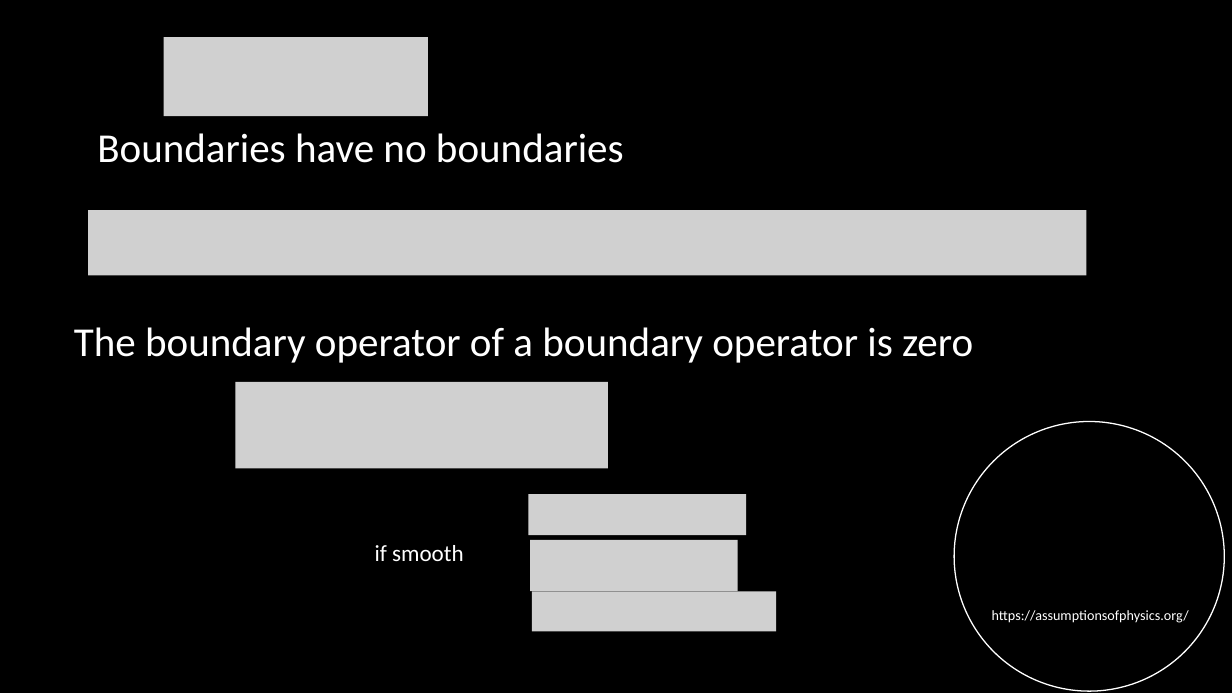
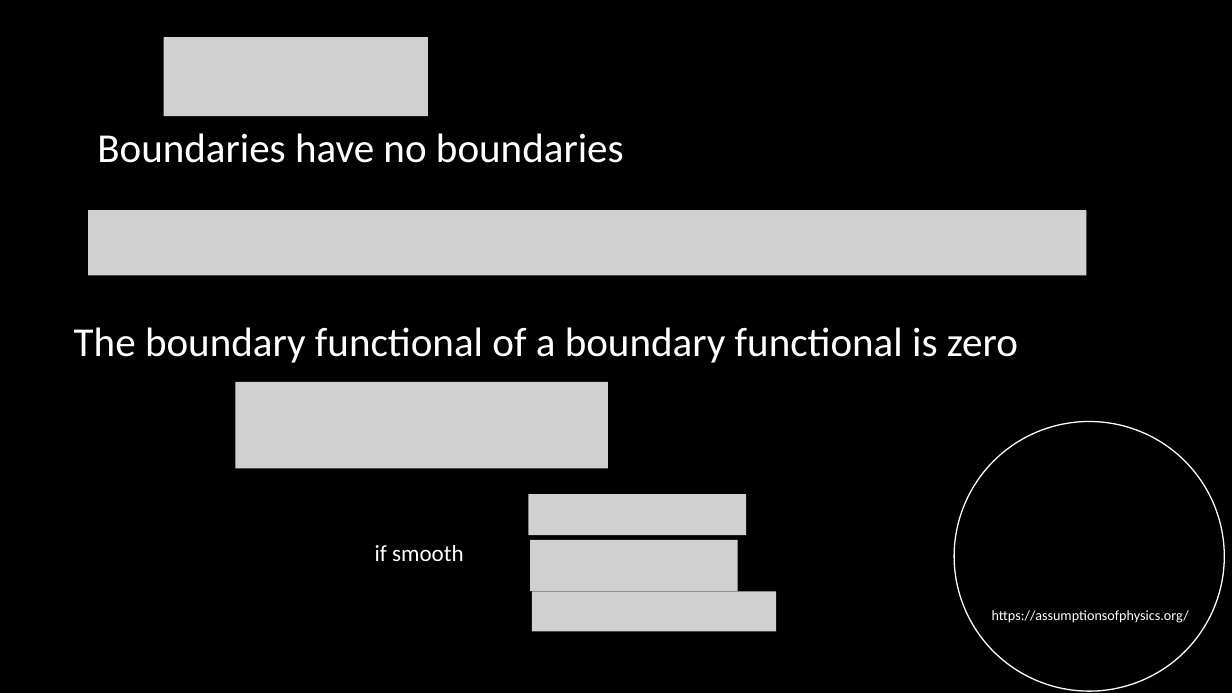
Before and after one commit to assumptionsofphysics/slides, a slide deck: slide 17 of 2025/20251201-VectorPotential.pptx. Drawn at 1232x693 pixels with LibreOffice and Linux fonts; fonts in the diff are those of the drawing; grey boxes stand for pictures; background and template pictures are left out. Boxes give left, top, right and bottom in pixels: in the first picture for what was removed or moved away, otherwise in the second. Text is boxed around its words. In the diff, an @@ line names an element or a change of style, - is before the commit and + after.

Commit message:
Fixed slides

```diff
--- a/2025/20251201-VectorPotential.pptx
+++ b/2025/20251201-VectorPotential.pptx
@@ text at [74,327,1018,363]: text changed @@
-The boundary operator of a boundary operator is zero
+The boundary functional of a boundary functional is zero
```
Also in this commit, not shown: 1 other slide changed.
